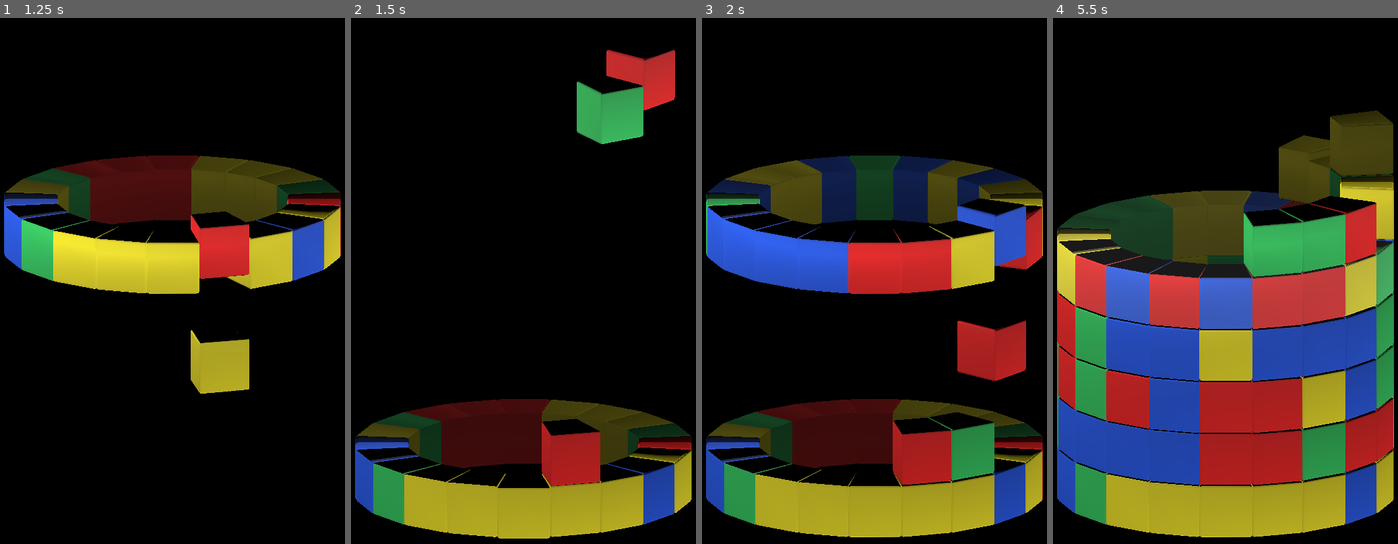
Above: before the commit, frames 1-4 (left to right).
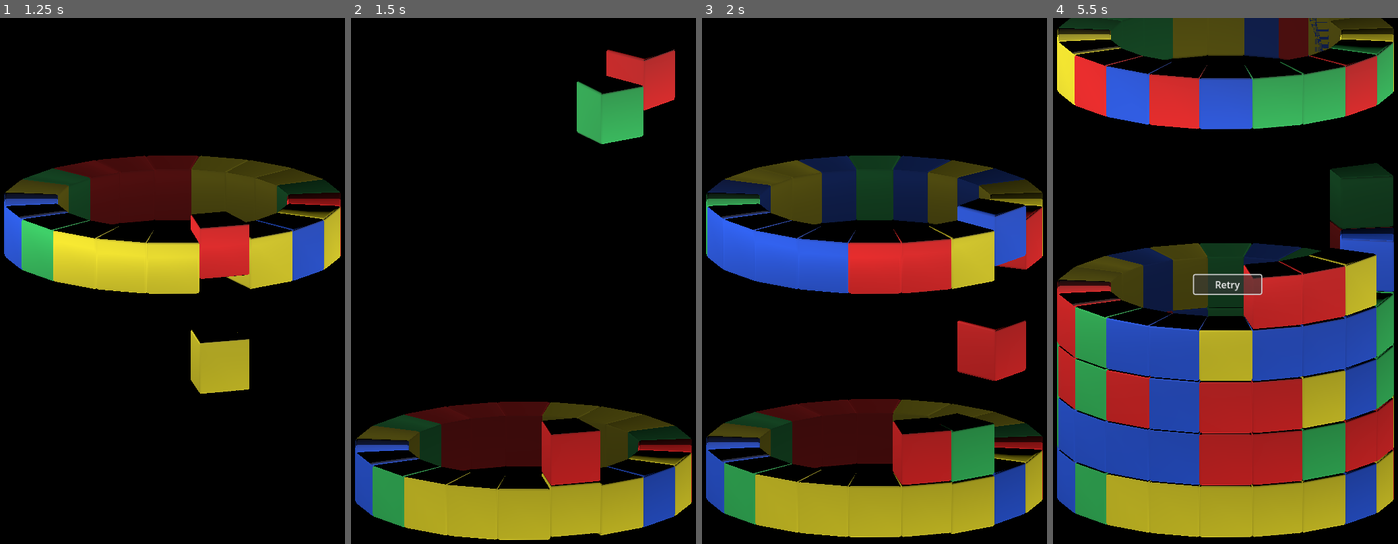
Above: after the commit, the same moments.

Repository: KasaiAi/Rotary
Game: Godot game, scene res://Scenes/level.tscn
Same seed, same stepped clock (60 frames per second), same inputs: the game is played once before the commit and once after it.
Inputs (mouse positions are in pixels of both pictures, inside the frame that each line leads up to):
- Up to frame 1 (1.25 s): tap Enter at 0.5 s; move the mouse to (251, 259) at 0.52 s; hold Right (ui_right) from 0.53 s (still down); click (251, 259) at 0.6 s; tap Space (ui_select) at 0.77 s
- Up to frame 2 (1.5 s): move the mouse to (451, 312) at 1.27 s; release Right (ui_right) at 1.28 s; hold Down (ui_down) from 1.28 s (still down); click (451, 312) at 1.35 s
- Up to frame 3 (2 s): keep holding Down (ui_down); tap Space (ui_select) at 1.52 s
- Up to frame 4 (5.5 s): move the mouse to (1263, 170) at 2.02 s; release Down (ui_down) at 2.03 s; hold Right (ui_right) 2.03-3.53 s; right-click (1263, 170) at 2.1 s; click (1263, 170) at 2.3 s; move the mouse to (1208, 396) at 2.77 s; click (1208, 396) at 2.85 s; tap Space (ui_select) at 3.02, 3.77, 4.52 s; move the mouse to (1332, 370) at 3.52 s; hold Left (ui_left) 3.53-5 s; click (1332, 370) at 3.6 s; move the mouse to (1118, 207) at 4.27 s; right-click (1118, 207) at 4.35 s; click (1118, 207) at 4.55 s; click (1228, 286) at 5 s, where only the run after the commit has a clickable "Retry"

Frame 1 is identical in both runs. In frame 2, 2.8% of the frame differs, in the area x 1-99%, y 72-100%; in frame 3, 0.2%; in frame 4, 38%, in the area x 1-99%, y 0-99%.

Commit message:
Gameover screen (incomplete)

Diff:
--- /dev/null
+++ b/Scenes/killer.gd
@@ -0,0 +1,19 @@
+extends Area3D
+
+var perigo = false
+
+#game over
+func _on_body_entered(_body):
+	print("perigo")
+	perigo = true
+#	camada 8 é zona de risco, todas essas peças piscam em alerta
+#	if perigo and spawn_cell():
+#		game over
+#	get_tree().paused = true
+#	screen fade
+#	gameover message and retry
+
+
+func _on_body_exited(_body):
+	print("passou o perigo")
+	perigo = false
--- a/Scenes/level.tscn
+++ b/Scenes/level.tscn
@@ -1,10 +1,11 @@
-[gd_scene load_steps=9 format=3 uid="uid://6fx1sm06vjv6"]
+[gd_scene load_steps=10 format=3 uid="uid://6fx1sm06vjv6"]
 
 [ext_resource type="PackedScene" uid="uid://eu6w7qfmvc2y" path="res://Assets/Models/ref cylinder.glb" id="1"]
 [ext_resource type="Script" path="res://Scripts/level_control.gd" id="2"]
 [ext_resource type="PackedScene" uid="uid://yrxljf6l4x0d" path="res://Objects/ring.tscn" id="3_0jacf"]
 [ext_resource type="Texture2D" uid="uid://qilkrh46aof2" path="res://Assets/depth fade.png" id="3_rpk6y"]
 [ext_resource type="PackedScene" uid="uid://db0b0d56w4t7e" path="res://Behaviors/drag.tscn" id="4_vshgj"]
+[ext_resource type="Script" path="res://Scenes/killer.gd" id="5_bvdvv"]
 
 [sub_resource type="CylinderShape3D" id="CylinderShape3D_5xo8e"]
 height = 0.12802
@@ -69,6 +70,7 @@
 
 [node name="Killer" type="Area3D" parent="Spawner"]
 transform = Transform3D(1, 0, 0, 0, 1, 0, 0, 0, 1, 0, 0, 5.25)
+script = ExtResource("5_bvdvv")
 
 [node name="CollisionShape3D" type="CollisionShape3D" parent="Spawner/Killer"]
 shape = SubResource("BoxShape3D_j3kkm")
@@ -85,5 +87,23 @@
 pixel_size = 0.0295
 texture = SubResource("CanvasTexture_fqpv1")
 
-[connection signal="body_entered" from="Spawner/Killer" to="." method="_on_killer_body_entered"]
+[node name="Control" type="Control" parent="."]
+process_mode = 2
+visible = false
+self_modulate = Color(0, 0, 0, 0.501961)
+layout_mode = 3
+anchors_preset = 0
+offset_right = 600.0
+offset_bottom = 900.0
+
+[node name="Button" type="Button" parent="Control"]
+layout_mode = 0
+offset_left = 247.0
+offset_top = 429.0
+offset_right = 359.0
+offset_bottom = 460.0
+text = "Retry"
+
+[connection signal="body_entered" from="Spawner/Killer" to="Spawner/Killer" method="_on_body_entered"]
+[connection signal="body_exited" from="Spawner/Killer" to="Spawner/Killer" method="_on_body_exited"]
 [connection signal="timeout" from="SpawnTimer" to="." method="_on_SpawnTimer_timeout"]
--- a/Scripts/cell.gd
+++ b/Scripts/cell.gd
@@ -37,13 +37,11 @@
 	queue_free()
 
 func on_landing():
-	if onFloor and linear_velocity.y < -1:
+	if linear_velocity.y < -1:
 		onFloor = false
-	if not onFloor:
-		if $Grounded.is_colliding():
-			emit_signal("landed", self)
-			onFloor = true
+	if not onFloor and $Grounded.is_colliding():
+		onFloor = true
+		emit_signal("landed", self)
 
-func _process(_delta):
+func _physics_process(_delta):
 		on_landing()
-		print(rotation.y)
--- a/Scripts/level_control.gd
+++ b/Scripts/level_control.gd
@@ -4,6 +4,27 @@
 @export var maxRings = 8	# Height
 @export var ringSize = 20	# Width
 var grid:Array
+var ringPosition = [Vector3(0, 0, 5.25),
+Vector3(1.62, 0, 4.99),
+Vector3(3.08, 0, 4.24),
+Vector3(4.24, 0, 3.08),
+Vector3(4.99, 0, 1.62),
+Vector3(5.25, 0, -0),
+Vector3(4.99, 0, -1.62),
+Vector3(4.24, 0, -3.08),
+Vector3(3.08, 0, -4.24),
+Vector3(1.62, 0, -4.99),
+Vector3(0, 0, -5.25),
+Vector3(-1.62, 0, -4.99),
+Vector3(-3.08, 0, -4.24),
+Vector3(-4.24, 0, -3.08),
+Vector3(-4.99, 0, -1.62),
+Vector3(-5.25, 0, 0),
+Vector3(-4.99, 0, 1.62),
+Vector3(-4.24, 0, 3.08),
+Vector3(-3.08, 0, 4.24),
+Vector3(-1.62, 0, 4.99)]
+var ringRotation = [0, 0.31, 0.63, 0.94, 1.25, 1.57, 1.88, 2.2, 2.51, 2.82, 3.14, -2.82, -2.51, -2.2, -1.88, -1.57, -1.25, -0.94, -0.63, -0.31]
 
 # Raycast variables
 var mousePos
@@ -13,26 +34,6 @@
 # Cell creation variables
 var cellObject = load("res://Objects/cell.tscn")
 var cellType
-var ringPosition = [Vector3(0, 0, 5.25),
-Vector3(1.62, 0, 4.99),
-Vector3(3.08, 0.05, 4.24),
-Vector3(4.24, 0.05, 3.08),
-Vector3(4.99, 0.05, 1.62),
-Vector3(5.25, 0.05, -0),
-Vector3(4.99, 0.05, -1.62),
-Vector3(4.24, 0.05, -3.08),
-Vector3(3.08, 0.05, -4.24),
-Vector3(1.62, 0.05, -4.99),
-Vector3(0, 0.05, -5.25),
-Vector3(-1.62, 0.05, -4.99),
-Vector3(-3.08, 0.05, -4.24),
-Vector3(-4.24, 0.05, -3.08),
-Vector3(-4.99, 0.05, -1.62),
-Vector3(-5.25, 0.05, 0),
-Vector3(-4.99, 0.05, 1.62),
-Vector3(-4.24, 0.05, 3.08),
-Vector3(-3.08, 0.05, 4.24),
-Vector3(-1.62, 0.05, 4.99)]
 
 func _ready():
 	randomize()
@@ -64,6 +65,10 @@
 	spawn_cell()
 
 func spawn_cell(amount:int = 1):
+	if $Spawner/Killer.perigo == true:
+		get_tree().paused = true
+		$Control.visible = true
+#		gameover message and retry
 	for i in amount:
 		var newCell = cellObject.instantiate()
 		newCell.transform = $Spawner.global_transform
@@ -84,8 +89,13 @@
 
 # Set cell level according to height in world
 func _on_cell_landing(cell):
+#	for child in $Cylinder.get_children():
+#		for grandchild in child.get_children():
+#			if grandchild.is_in_group("cells"):
+#				grandchild.sleeping = false
+
 	var level = roundi(cell.global_position.y/2)
-	print("Landed! Layer ",level)
+#	print("Landed! Layer ",level)
 
 	match level:
 		8:
@@ -110,8 +120,9 @@
 	if level is Object:
 		#  Change parent, keep global position
 		cell.reparent(level, true)
-
-		# Fix cell position within the parent ring
+#		print(cell.global_rotation.y)
+
+		# Fix cell position upon reparenting
 		var closest = 10
 		var newPos
 		for i in (ringPosition):
@@ -120,10 +131,14 @@
 				newPos = i
 		cell.position = newPos
 
+		# Fix cell rotation upon reparenting (broken)
+#		var diff = fmod(cell.global_rotation.y, PI/10)
+#		if cell.global_rotation.y > 0:
+#			cell.global_rotation.y -= diff
+#		else:
+#			cell.global_rotation.y += diff
 
 #	upon landing, append cell to array
-
-#	set collision_mask to array.j
 
 func spawn_ring():
 	spawn_cell(20)
@@ -173,15 +188,6 @@
 	if ray.has("collider"):
 		return ray.collider
 
-#game over
-func _on_killer_body_entered(_body):
-	print("perigo")
-#	camada 8 é zona de risco, todas essas peças piscam em alerta
-#	if perigo and spawn_cell():
-#		game over
-#	get_tree().paused = true
-#	screen fade
-#	gameover message and retry
 
 #Criar peça no cenário									OK!
 #Criar peça colorida no cenário							OK!
@@ -212,35 +218,29 @@
 #Fazer a função startup funcionar como eu quero			OK!
 #Tornar peça filha do anel onde aterrissar				OK!
 #Rotacionar anel c/ snapping							OK!
-
 #Consertar posicionamento da peça quando entra no anel	OK!
 #Mover aneis independentemente							OK!
+#Fazer algo quando peças chegarem no topo				OK!
+#Melhorar a interação do killer							OK!
+
+#Mudar método da rotação pra colisão com os cubos
+#Fazer a rotação do cilindro travar também
+#Adicionar peças criadas num array
+#Destruição de peças iguais adjacentes
+#Atualizar o grid após movimentação, quebra e queda das peças
+#Placeholder do game over
 #Peças visíveis no topo antes de cair (timer próprio)
-#Adicionar peças criadas num array
-#Fazer algo quando peças chegarem no topo
-
-#Destruição de peças iguais adjacentes
+
 #Máquina de estados pros cubos ou anéis...
-
-#Organizar peças por nível e como fazer elas quebrarem
-#	um array deve facilitar pra comparar as peças próximas
-#	estratificar pela altura deve facilitar pra determinar em qual anel a peça está
-#	talvez um misto?
-#	setar a collision_mask de acordo com a dimensão j do objeto
-
-#Tem que clicar pra quebrar as peças
-#	se for automático vai ficar uma bagunça
-#	clicar e segurar move o anel, clique rápido quebra peças semelhantes
-#	depois da primeira quebra dá pra combar
-#Atualizar o grid após mover as peças
-
-#Melhorar a interação do killer
 
 #Melhorar as cores
 #Tentar embaralhar mais as peças?
 
-#Consertar o bug do cubo extra no cell.tscn	OK!
-#Impedir que peças em queda empurrem as de baixo
-#Peças não se movem quando as de baixo somem	OK!
+## Bugs nó-cego
+#Consertar o bug do cubo extra no cell.tscn			OK!
+#Peças não se movem quando as de baixo somem		OK!
 #Raycast é bloqueado pelos colisores dos anéis
 #Consertar iluminação
+#Sinal de aterrissagem tá duplicado sem motivo
+#Consertar rotação da peça quando entra no anel
+#Peças flutuantes disparam quando soltas
